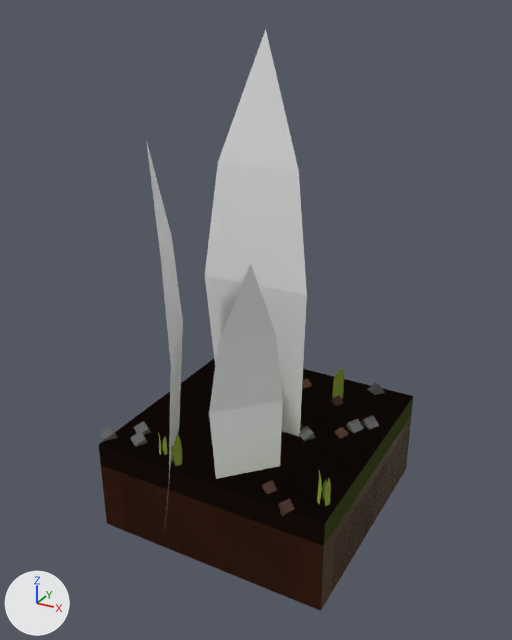
A saved change to the glTF model assets/exports/GameAssets.glb.
The view is the same before and after, from a 50 mm lens placed at (1.24, -2.33, 2.02), pointed at (-0.02, -0.05, 0.88). The lights are fixed; the arrows at lower left show +X, +Y and +Z. Where no turn or scale is listed for an object, it has been applied to the vertices. Vertices at the same position are counted once.

Objects in the first picture: 'Block Grass 1', 'Block Ground 2', 'Grass 1', 'Raised Bed I', 'Raised Bed U'.
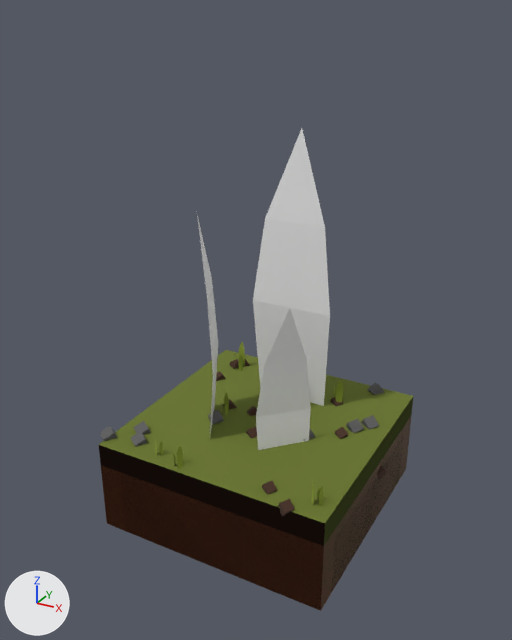
Boxes (x1, y1, x2, y2) around the edits, measured in the pictures (512 x 640 px; the box of a moved part takes in the faces that stretch with it):
'Grass 1', reshaped, moved
    before: (146, 30, 307, 541)
    after: (197, 128, 330, 450)
'Block Grass 1', reshaped
    before: (158, 367, 413, 608)
    after: (99, 342, 413, 608)
part 1 of me_block_grass_1, moved or reshaped
    before: (333, 367, 343, 399)
    after: (336, 380, 343, 402)
part 2 of me_block_grass_1, moved or reshaped (not visible before)
    after: (224, 391, 229, 411)
part 3 of me_block_grass_1, moved or reshaped (not visible before)
    after: (238, 342, 245, 367)
part 4 of me_block_grass_1, moved or reshaped (not visible before)
    after: (238, 356, 243, 370)
part 5 of me_block_grass_1, moved or reshaped
    before: (173, 435, 182, 466)
    after: (176, 446, 183, 469)
part 6 of me_block_grass_1, moved or reshaped
    before: (172, 446, 174, 463)
    after: (174, 454, 176, 466)
part 7 of me_block_grass_1, moved or reshaped
    before: (317, 470, 322, 504)
    after: (311, 483, 315, 504)
part 8 of me_block_grass_1, moved or reshaped
    before: (324, 478, 331, 506)
    after: (319, 486, 324, 506)
part 9 of me_block_grass_1, moved or reshaped
    before: (322, 480, 327, 499)
    after: (317, 487, 321, 500)
part 10 of me_block_grass_1, moved or reshaped
    before: (158, 432, 161, 455)
    after: (155, 440, 157, 455)
part 11 of me_block_grass_1, moved or reshaped
    before: (163, 437, 167, 455)
    after: (160, 441, 163, 455)
part 12 of me_grass_1, moved or reshaped
    before: (205, 30, 307, 437)
    after: (253, 128, 330, 406)
part 13 of me_grass_1, moved or reshaped
    before: (146, 140, 183, 541)
    after: (197, 215, 218, 435)
part 14 of me_grass_1, moved or reshaped
    before: (209, 263, 283, 479)
    after: (256, 308, 311, 450)
'Block Ground 2', unchanged, covered by the edit
    before: (99, 359, 413, 610)
    after: (99, 359, 385, 610)
'Raised Bed L', unchanged, uncovered by the edit
    before: (332, 438, 409, 591)
    after: (101, 439, 402, 611)
'Raised Bed U', unchanged, covered by the edit
    before: (101, 420, 411, 611)
    after: (107, 422, 411, 590)

What changed in the scene script:
```text
Change me_block_grass_1:
    where me_block_grass_1.from_pydata(...)  # 170 vertices, 138 faces; spans x -0.5..0.5, y -0.5..0.5, z -0.2..0.396
    used by ob_block_grass_1; location = (0.0, 0.0, 0.2)
    me_block_grass_1 part 1: the loose piece of 9 vertices spanning x 0.195..0.232, y 0.276..0.306, z 0.18..0.378 is scaled about its middle by 0.736, then moved by (0.015, -0.023, -0.025)
    me_block_grass_1 part 2: the loose piece of 9 vertices spanning x -0.196..-0.164, y -0.045..-0.034, z 0.185..0.328 is scaled about its middle by 0.768, then moved by (-0.002, 0.019, -0.016)
    me_block_grass_1 part 3: the loose piece of 9 vertices spanning x -0.361..-0.311, y 0.347..0.358, z 0.178..0.396 is scaled about its middle by 0.728, then moved by (0.002, 0.029, -0.028)
    me_block_grass_1 part 4: the loose piece of 9 vertices spanning x -0.334..-0.311, y 0.306..0.33, z 0.179..0.318 is scaled about its middle by 0.728, then moved by (0.003, 0.027, -0.017)
    me_block_grass_1 part 5: the loose piece of 9 vertices spanning x -0.148..-0.125, y -0.474..-0.443, z 0.184..0.343 is scaled about its middle by 0.755, then moved by (0.018, -0.013, -0.019)
    me_block_grass_1 part 6: the loose piece of 9 vertices spanning x -0.168..-0.158, y -0.466..-0.444, z 0.184..0.286 is scaled about its middle by 0.755, then moved by (0.015, -0.012, -0.012)
    me_block_grass_1 part 7: the loose piece of 9 vertices spanning x 0.423..0.45, y -0.421..-0.392, z 0.183..0.349 is scaled about its middle by 0.751, then moved by (-0.018, -0.014, -0.02)
    me_block_grass_1 part 8: the loose piece of 9 vertices spanning x 0.459..0.475, y -0.418..-0.389, z 0.184..0.321 is scaled about its middle by 0.751, then moved by (-0.018, -0.012, -0.016)
    me_block_grass_1 part 9: the loose piece of 9 vertices spanning x 0.436..0.46, y -0.385..-0.379, z 0.184..0.289 is scaled about its middle by 0.751, then moved by (-0.017, -0.012, -0.013)
    me_block_grass_1 part 10: the loose piece of 9 vertices spanning x -0.252..-0.231, y -0.439..-0.421, z 0.188..0.304 is scaled about its middle by 0.793, then moved by (-0.011, -0.013, -0.012)
    me_block_grass_1 part 11: the loose piece of 9 vertices spanning x -0.225..-0.217, y -0.434..-0.412, z 0.189..0.284 is scaled about its middle by 0.793, then moved by (-0.01, -0.011, -0.01)
Change me_grass_1:
    where me_grass_1.from_pydata(...)  # 27 vertices, 21 faces; spans x -0.31..0.22, y -0.52..0.0, z 0.0..1.96
    used by ob_grass_1; location = (0.0, 0.0, 0.0)
    me_grass_1 part 12: the loose piece of 9 vertices spanning x -0.22..0.22, y -0.1..0.0, z 0.0..1.96 is scaled about its middle by 0.819, then moved by (0.0, 0.03, -0.19)
    me_grass_1 part 13: the loose piece of 9 vertices spanning x -0.31..-0.1, y -0.52..-0.2, z 0.01..1.62 is scaled about its middle by 0.819, then moved by (0.0, -0.01, -0.16)
    me_grass_1 part 14: the loose piece of 9 vertices spanning x 0.01..0.22, y -0.47..-0.25, z 0.01..1.25 is scaled about its middle by 0.819, then moved by (0.02, -0.02, -0.12)
Change ob_grass_1:
    ob_grass_1.location: (0.0, 0.0, 0.0) -> (0.021, 0.246, 0.0)
```
